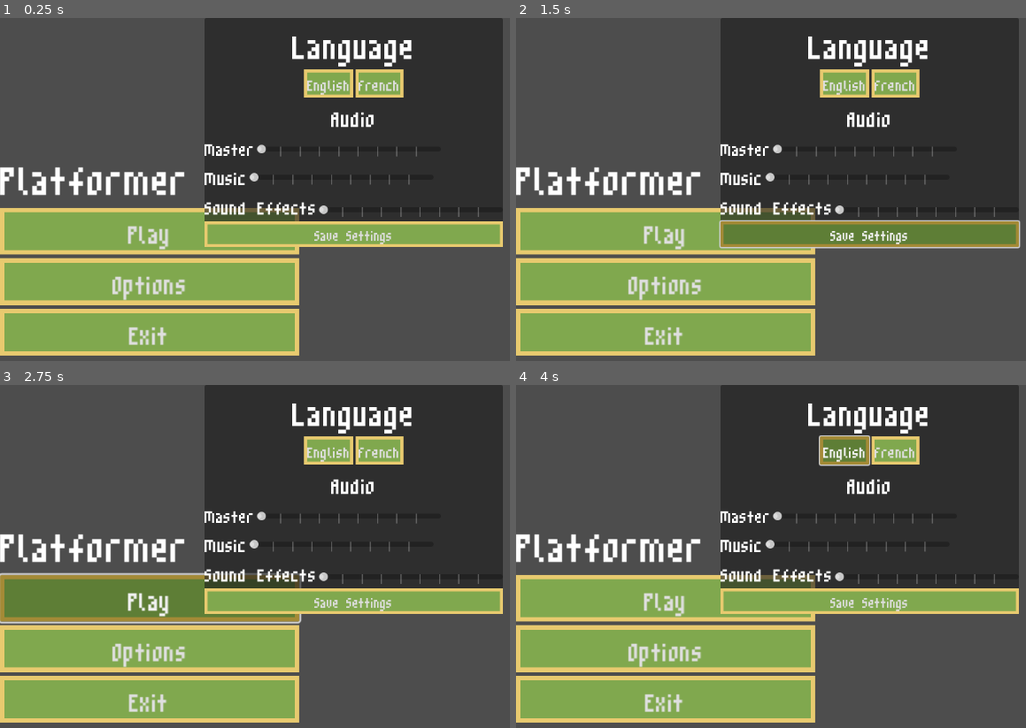
Above: before the commit, frames 1-4 (two rows, left to right).
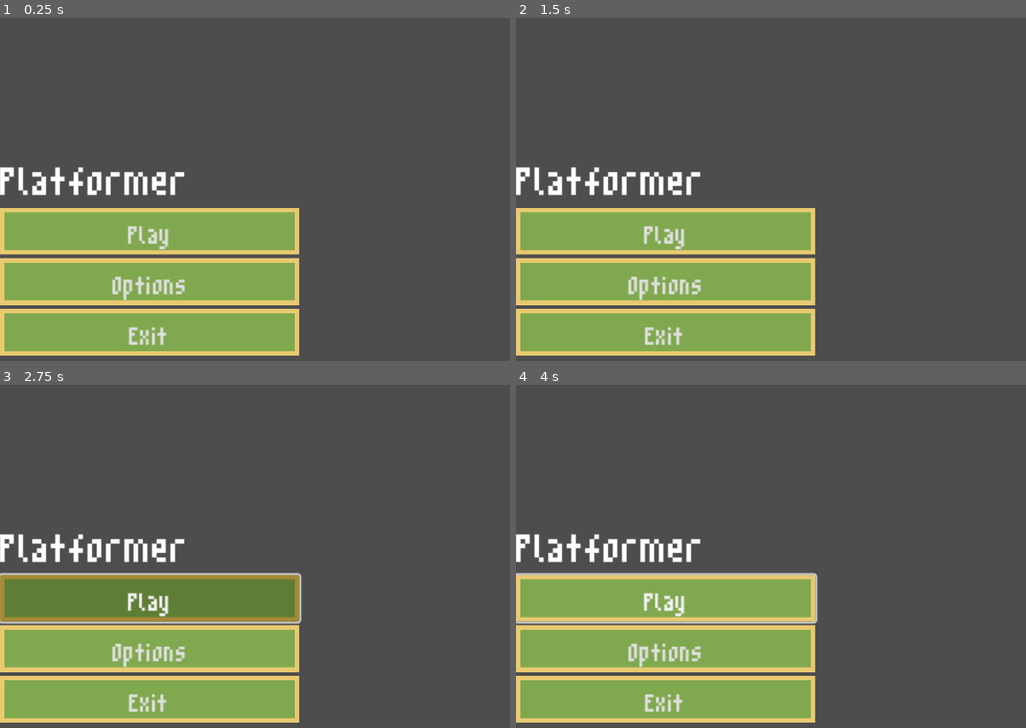
Above: after the commit, the same moments.

Repository: Sam-Gaudet/GameDevProject
Game: Godot game, scene res://Scenes/AlexisScenesAndScripts/main_menu.tscn
Same seed, same stepped clock (60 frames per second), same inputs: the game is played once before the commit and once after it. This scene is started directly instead of the project's main scene.
Inputs (mouse positions are in pixels of both pictures, inside the frame that each line leads up to):
- Up to frame 1 (0.25 s): no input
- Up to frame 2 (1.5 s): click "Options" at 0.5 s; click "Save Settings" at 1.25 s
- Up to frame 3 (2.75 s): click "Play" at 2 s
- Up to frame 4 (4 s): click "Play" at 2.75 s; click (842, 450) at 3.5 s, where only the run before the commit has a clickable "English"

The runs differ from the first frame. In frame 1, 38% of the frame differs, in the area x 40-99%, y 0-67%; in frame 2, 39%, in the area x 39-99%, y 0-68%; in frame 3, 39%; in frame 4, 38%.

Commit message:
Added function to the options button to show the settings menu, and save settings return to the main menu, and play button sends a log message for now

Diff:
--- /dev/null
+++ b/game-dev-project/Scenes/AlexisScenesAndScripts/main_menu.gd
@@ -0,0 +1,32 @@
+extends Control
+
+@onready var main_menu = $CanvasLayer/MainMenuMarginContainer
+@onready var options_menu = $CanvasLayer/SettingsMarginContainer
+@onready var settings_button = $CanvasLayer/MainMenuMarginContainer/VBoxContainer/MainMenuVboxContainer/Options
+@onready var save_settings_button = $CanvasLayer/SettingsMarginContainer/VBoxContainer/SaveSettingsButton
+@onready var play_button = $CanvasLayer/MainMenuMarginContainer/VBoxContainer/MainMenuVboxContainer/Play
+
+func _ready():
+	# Start with main menu visible and settings menu hidden
+	main_menu.visible = true
+	options_menu.visible = false
+
+	# Connect buttons to their respective handlers
+	settings_button.pressed.connect(_on_settings_pressed)
+	save_settings_button.pressed.connect(_on_save_settings_button_pressed)
+	play_button.pressed.connect(_on_play_pressed)
+
+# Show settings menu and hide main menu
+func _on_settings_pressed() -> void:
+	main_menu.visible = false
+	options_menu.visible = true
+
+# Hide settings menu and return to main menu
+func _on_save_settings_button_pressed() -> void:
+	options_menu.visible = false
+	main_menu.visible = true
+
+# Log play button press and start game scene (can be changed)
+func _on_play_pressed() -> void:
+	print("Play button pressed")
+	get_tree().change_scene_to_file("res://dark_forest.tscn")
--- a/game-dev-project/Scenes/AlexisScenesAndScripts/main_menu.tscn
+++ b/game-dev-project/Scenes/AlexisScenesAndScripts/main_menu.tscn
@@ -1,5 +1,6 @@
-[gd_scene load_steps=14 format=3 uid="uid://ddcs6fmpooyn8"]
-
+[gd_scene load_steps=15 format=3 uid="uid://ddcs6fmpooyn8"]
+
+[ext_resource type="Script" uid="uid://ddfk3oa0rxcvf" path="res://Scenes/AlexisScenesAndScripts/main_menu.gd" id="1_0pmvj"]
 [ext_resource type="FontFile" uid="uid://bfqrqr5je6vjj" path="res://Assets/AlexisAssets/Font.ttf" id="1_t0b6g"]
 [ext_resource type="StyleBox" uid="uid://fqksfxp6mp8g" path="res://Assets/AlexisAssets/ButtonTheme.tres" id="2_3ccvf"]
 [ext_resource type="StyleBox" uid="uid://dx270757cfgt6" path="res://Assets/AlexisAssets/ButtonHover.tres" id="2_ro21a"]
@@ -52,6 +53,7 @@
 anchor_bottom = 1.0
 grow_horizontal = 2
 grow_vertical = 2
+script = ExtResource("1_0pmvj")
 
 [node name="CanvasLayer" type="CanvasLayer" parent="."]
 
Not shown, added: game-dev-project/Scenes/AlexisScenesAndScripts/main_menu.gd.uid
